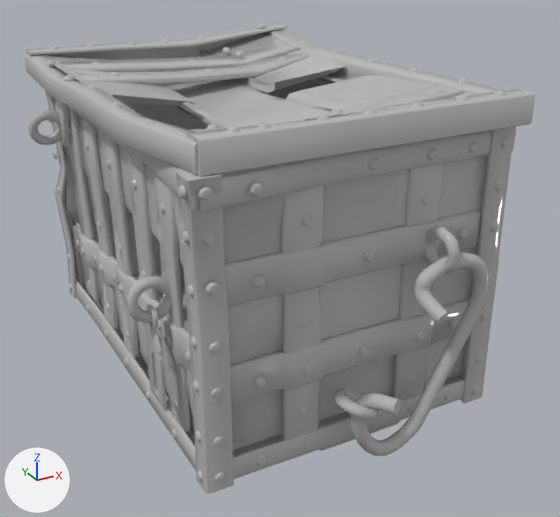
Before and after pictures for a commit that changed the FBX model Assets/Assets/Destructibles/Chest02/Destroyed/Chest2_Broken.fbx.
Camera for both pictures: a 50 mm lens placed at (-0.322, -0.706, 0.451), pointed at (0.046, -0.037, 0.116). The axes (+X, +Y, +Z) are drawn at lower left. The lights are the same throughout. Where no turn or scale is listed for an object, it has been applied to the vertices. Vertices at the same position are counted once.

Before the edit, the objects in view are built like this:
```python
me_mesh = bpy.data.meshes.new('Mesh')
me_mesh.from_pydata(...)  # 10520 vertices, 10309 faces; spans x -0.177..0.178, y -0.26..0.279, z -0.004..0.287
me_mesh.materials.append(mat_material__25)  # its picture is missing
me_mesh_001 = bpy.data.meshes.new('Mesh.001')
me_mesh_001.from_pydata(...)  # 1274 vertices, 1226 faces; spans x -0.163..0.176, y -0.221..0.239, z 0.273..0.325
me_mesh_001.materials.append(mat_material__25)  # its picture is missing
me_mesh_002 = bpy.data.meshes.new('Mesh.002')
me_mesh_002.from_pydata(...)  # 89 vertices, 89 faces; spans x -0.049..0.055, y -0.207..0.222, z 0.263..0.292
me_mesh_002.materials.append(mat_material__25)  # its picture is missing
me_mesh_003 = bpy.data.meshes.new('Mesh.003')
me_mesh_003.from_pydata(...)  # 107 vertices, 106 faces; spans x -0.154..0.138, y 0.049..0.123, z 0.284..0.305
me_mesh_003.materials.append(mat_material__25)  # its picture is missing
ob_group43081 = bpy.data.objects.new('Group43081', me_mesh)
ob_group43081.location = (0.021, -0.009, 0.0)
ob_group56925 = bpy.data.objects.new('Group56925', me_mesh_001)
ob_group56925.location = (0.021, -0.009, 0.0)
ob_object087 = bpy.data.objects.new('Object087', me_mesh_002)
ob_object087.location = (0.021, -0.009, 0.0)
ob_object088 = bpy.data.objects.new('Object088', me_mesh_003)
ob_object088.location = (0.032, 0.019, 0.0)
# also in view: 'Object089' at (-0.137, 0.153, 0.253)
```
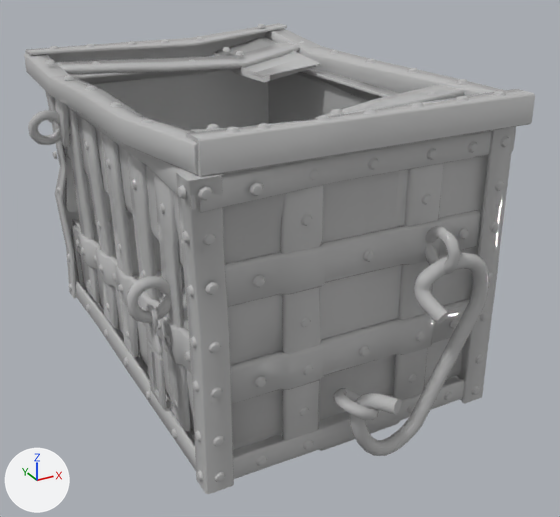
The newer file is also turned or shifted as a whole; pictures and numbers use the older file's frame.

What differs and where, as boxes [x1, y1, x2, y2] in the pictures (560 x 517 px; the box of a moved part takes in the faces that stretch with it):
'Object087', deleted
    before: [165, 79, 331, 128]
'Object088', deleted
    before: [73, 53, 311, 85]
part 1 of me_mesh_001, moved or reshaped
    before: [199, 32, 346, 93]
    after: [214, 37, 321, 83]
part 2 of me_mesh_001, deleted
    before: [286, 74, 471, 111]
part 3 of me_mesh_001, deleted
    before: [45, 55, 194, 106]

The change in detail:
me_mesh_001 is used by ob_group56925; location (0.021, -0.009, 0.0).
me_mesh_001 had 1274 vertices, 1226 faces and spanned x -0.163..0.176, y -0.221..0.239, z 0.273..0.325.
me_mesh_001 now has 1150 vertices, 1107 faces and spans x -0.163..0.176, y -0.221..0.239, z 0.273..0.325.
me_mesh_001 part 1: the loose piece of 37 vertices spanning x 0.053..0.151, y 0.037..0.239, z 0.273..0.314 is scaled about its middle by 0.742, then moved by (0.0, 0.009, 0.0).
me_mesh_001 part 2: the loose piece of 63 vertices spanning x 0.049..0.157, y -0.216..0.016, z 0.273..0.305 is deleted.
me_mesh_001 part 3: the loose piece of 61 vertices spanning x -0.148..-0.042, y 0.006..0.226, z 0.278..0.308 is deleted.
me_mesh_001 part 4: the surface is now shaded flat.
Object 'Object088' (ob_object088) is deleted.
Object 'Object087' (ob_object087) is deleted.
